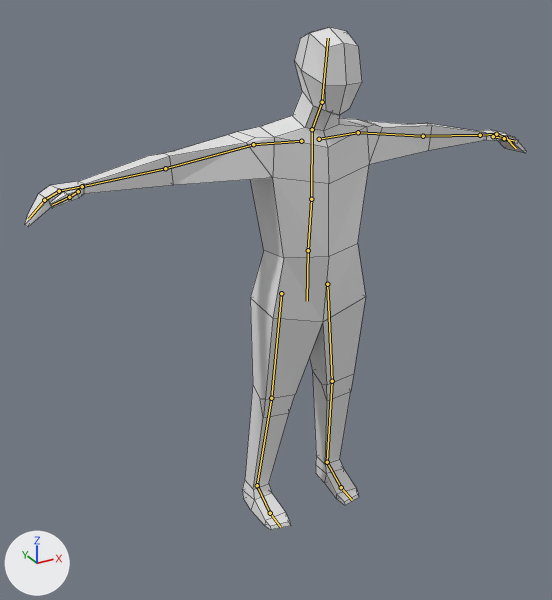
What one commit did to the Blender file Assets/human.blend.
Before and after are seen from a camera (50 mm lens) standing at (-1.287, -2.151, 1.951) and looking at (-0.112, -0.015, 0.883). The lights are fixed; the arrows at lower left show +X, +Y and +Z. The older version comes first. The bones that bend it are drawn over the model as lines. Mesh edges are drawn as thin lines.

Names of what the first picture shows: 'Human.001'.
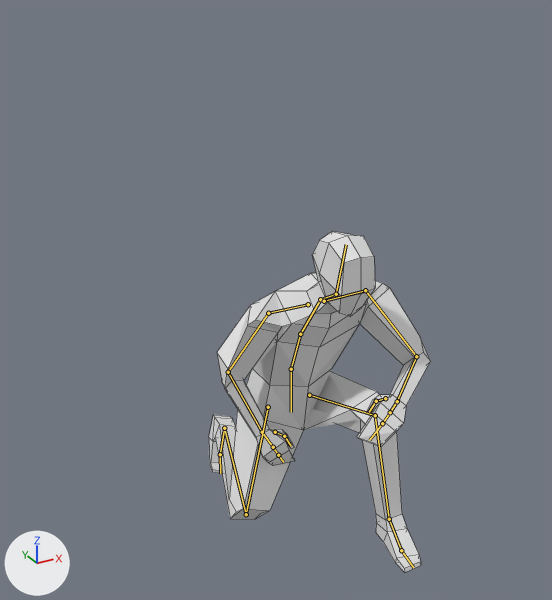
The newer file adds an action. The first version stands in its rest pose; the second is drawn at frame 24 of the action 'crouch_walk'.

Changed parts and their boxes (x1, y1, x2, y2) in the pictures (552 x 600 px):
'Human.001', posed (56% narrower, 32% shorter)
    before: (25, 27, 526, 530)
    after: (209, 231, 430, 572)
bone 'Stomach', root to tip
    before: (308, 250) to (311, 199)
    after: (291, 369) to (300, 334)
bone 'Chest', root to tip
    before: (311, 199) to (312, 129)
    after: (300, 334) to (320, 299)
bone 'Neck', root to tip
    before: (312, 129) to (322, 102)
    after: (320, 299) to (336, 294)
bone 'Head', root to tip
    before: (322, 102) to (328, 38)
    after: (336, 294) to (346, 244)
bone 'collar.l', root to tip
    before: (319, 139) to (358, 132)
    after: (324, 301) to (365, 290)
bone 'upperarm.l', root to tip
    before: (358, 132) to (423, 136)
    after: (365, 290) to (416, 356)
bone 'lowerarm.l', root to tip
    before: (423, 136) to (480, 135)
    after: (416, 356) to (397, 401)
bone 'collar.r', root to tip
    before: (301, 141) to (253, 144)
    after: (308, 304) to (268, 313)
bone 'upperarm.r', root to tip
    before: (253, 144) to (165, 168)
    after: (268, 313) to (228, 372)
bone 'lowerarm.r', root to tip
    before: (165, 168) to (82, 186)
    after: (228, 372) to (262, 432)
bone 'foot.l', root to tip
    before: (327, 462) to (341, 487)
    after: (389, 519) to (401, 550)
bone 'foot.r', root to tip
    before: (257, 485) to (270, 513)
    after: (224, 428) to (220, 454)
bone 'toe.r', root to tip
    before: (270, 513) to (280, 527)
    after: (220, 454) to (220, 473)

The change in detail:
Bone 'base' (bone_base) moves from (0.0, 0.0, 0.0) to (0.0, -0.124, 0.508).
Bone 'Stomach' (bone_stomach) turns from (0, 0, 0) to (15, 0, 0) degrees about its own x, y and z.
Bone 'Chest' (bone_chest) turns from (0, 0, 0) to (22, 0, 0) degrees about its own x, y and z.
Bone 'Neck' (bone_neck) turns from (0, 0, 0) to (-9, 0, 0) degrees about its own x, y and z.
Bone 'Head' (bone_head) turns from (0, 0, 0) to (-22, 0, 0) degrees about its own x, y and z.
Bone 'collar.l' (bone_collar_l) turns from (0, 0, 0) to (-7, -1, -5) degrees about its own x, y and z.
Bone 'upperarm.l' (bone_upperarm_l) turns from (0, 0, 0) to (-66, 13, -3) degrees about its own x, y and z.
Bone 'lowerarm.l' (bone_lowerarm_l) turns from (0, 0, 0) to (-68, -19, -5) degrees about its own x, y and z.
Bone 'collar.r' (bone_collar_r) turns from (0, 0, 0) to (5, 1, -9) degrees about its own x, y and z.
Bone 'upperarm.r' (bone_upperarm_r) turns from (0, 0, 0) to (-89, -50, 30) degrees about its own x, y and z.
Bone 'lowerarm.r' (bone_lowerarm_r) turns from (0, 0, 0) to (-46, -2, -24) degrees about its own x, y and z.
Bone 'foot.l' (bone_foot_l) turns from (0, 0, 0) to (-18, -8, -5) degrees about its own x, y and z.
Bone 'foot.r' (bone_foot_r) turns from (0, 0, 0) to (42, -1, 8) degrees about its own x, y and z.
Bone 'toe.r' (bone_toe_r) turns from (0, 0, 0) to (24, 4, 5) degrees about its own x, y and z.
Bone 'ikleg.l' (bone_ikleg_l) moves from (0.0, 0.0, 0.0) to (0.007, -0.201, 0.372).
Bone 'ikleg.l' (bone_ikleg_l) turns from (0, 0, 0) to (-14, 0, 0) degrees about its own x, y and z.
Bone 'ikleg.r' (bone_ikleg_r) moves from (0.0, 0.0, 0.0) to (0.006, 0.041, -0.304).
Bone 'ikleg.r' (bone_ikleg_r) turns from (0, 0, 0) to (-49, 12, -14) degrees about its own x, y and z.
